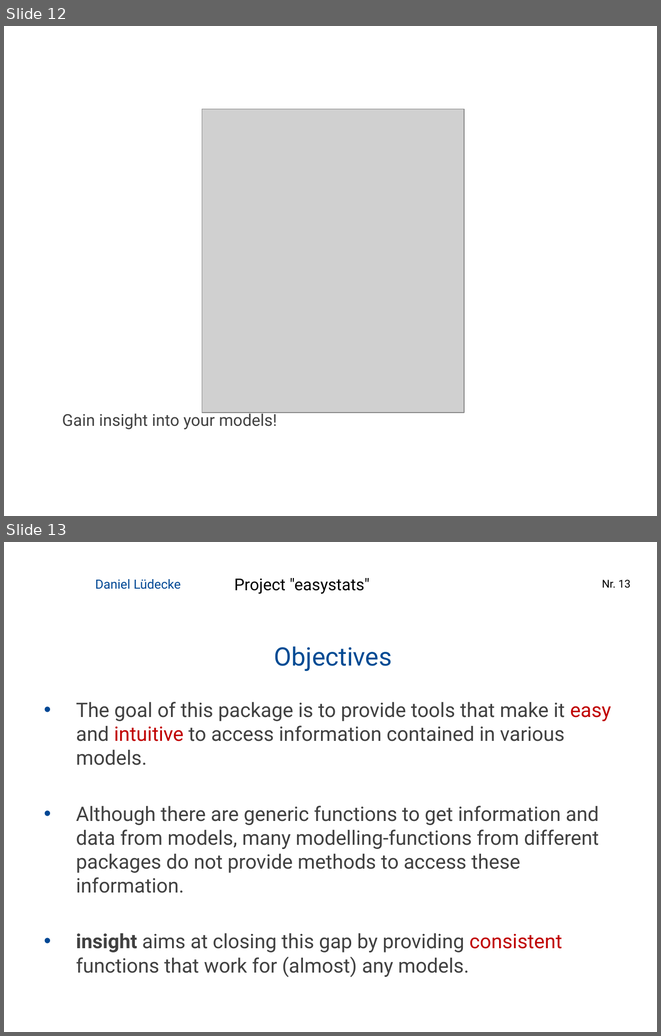
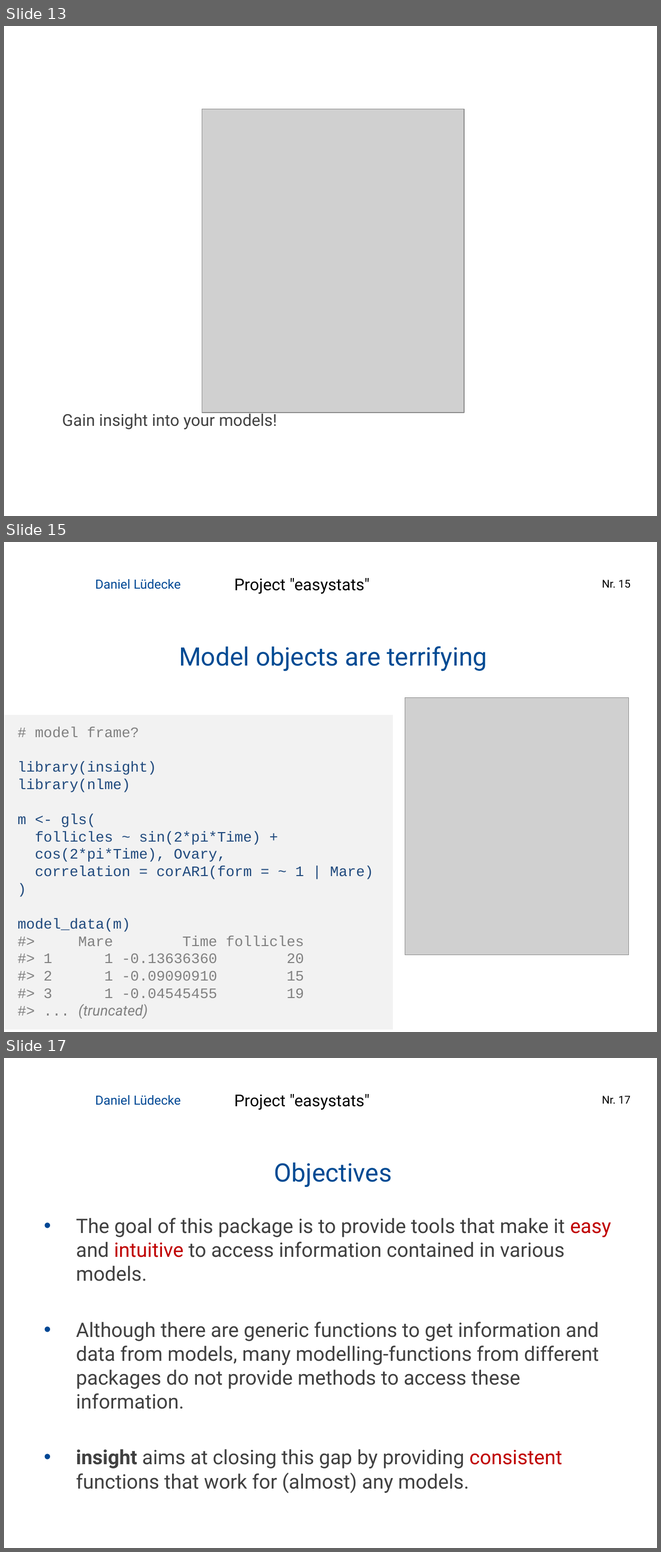
Before and after one commit to easystats/easystats, a slide deck: presentations/2019-02_Hamburg_RUG/1902 Hamburg RUG easystats.pptx. Shown one above the other, each under a label of ours: slides 12 and 13 before the commit, slides 13, 15 and 17 after it; the slides between them are not shown. The pictures are 661x1036 and 661x1552 pixels, drawn with LibreOffice and Linux fonts; fonts in the diff are those of the drawing; grey boxes stand for pictures; background and template pictures are left out. Boxes give left, top, right and bottom in pixels: in the first picture for what was removed or moved away, otherwise in the second. Text is boxed around its words. In the diff, an @@ line names an element or a change of style, - is before the commit and + after.

```diff
--- a/presentations/2019-02_Hamburg_RUG/1902 Hamburg RUG easystats.pptx
+++ b/presentations/2019-02_Hamburg_RUG/1902 Hamburg RUG easystats.pptx
@@ slide 15 added at [4,542,657,1032], background #FFFFFF @@
@@ text added at [95,579,181,589], 14 pt, text #004794 @@
+Daniel Lüdecke
@@ text added at [234,578,370,594], 18 pt, text #000000 @@
+Project "easystats"
@@ page number added at [602,580,630,588], 12 pt, text #000000 @@
+Nr. 15
@@ title added at [179,646,487,671], 28 pt, text #004A93 @@
+Model objects are terrifying
@@ picture added at [405,697,628,955] @@
@@ rectangle added at [5,715,392,1030], fill #F2F2F2, 16 pt, text #1F497D @@
+# model frame?
+library(insight)
+library(nlme)
+m <- gls(
+follicles ~ sin(2*pi*Time) +
+cos(2*pi*Time), Ovary,
+correlation = corAR1(form = ~ 1 | Mare)
+)
+model_data(m)
+#> Mare Time follicles
+#> 1 1 -0.13636360 20
+#> 2 1 -0.09090910 15
+#> 3 1 -0.04545455 19
+#> ... (truncated)
@@ what was slide 12 is now slide 13 @@
@@ what was slide 13 is now slide 17 @@
@@ page number at [602,1096,630,1104]: text changed @@
-Nr. 13
+Nr. 17
```
Also in this commit, not shown: 5 slides changed, 3 other slides added, 1 other file.
